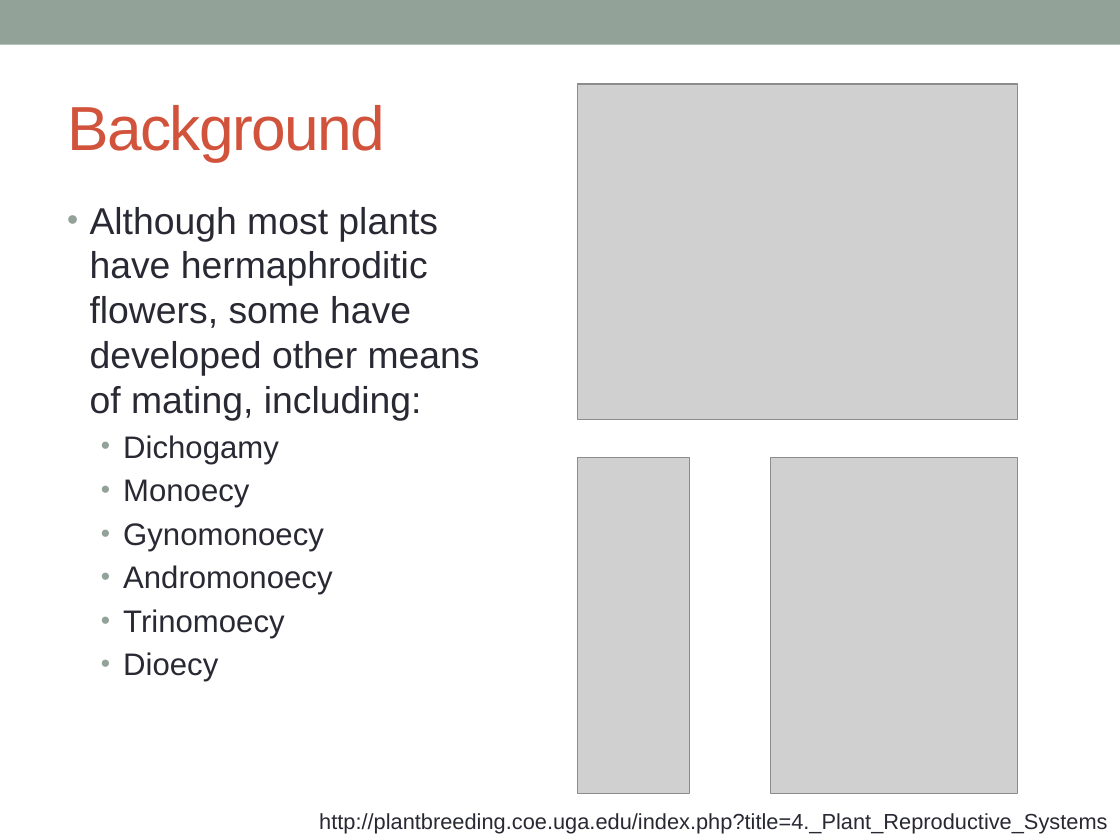
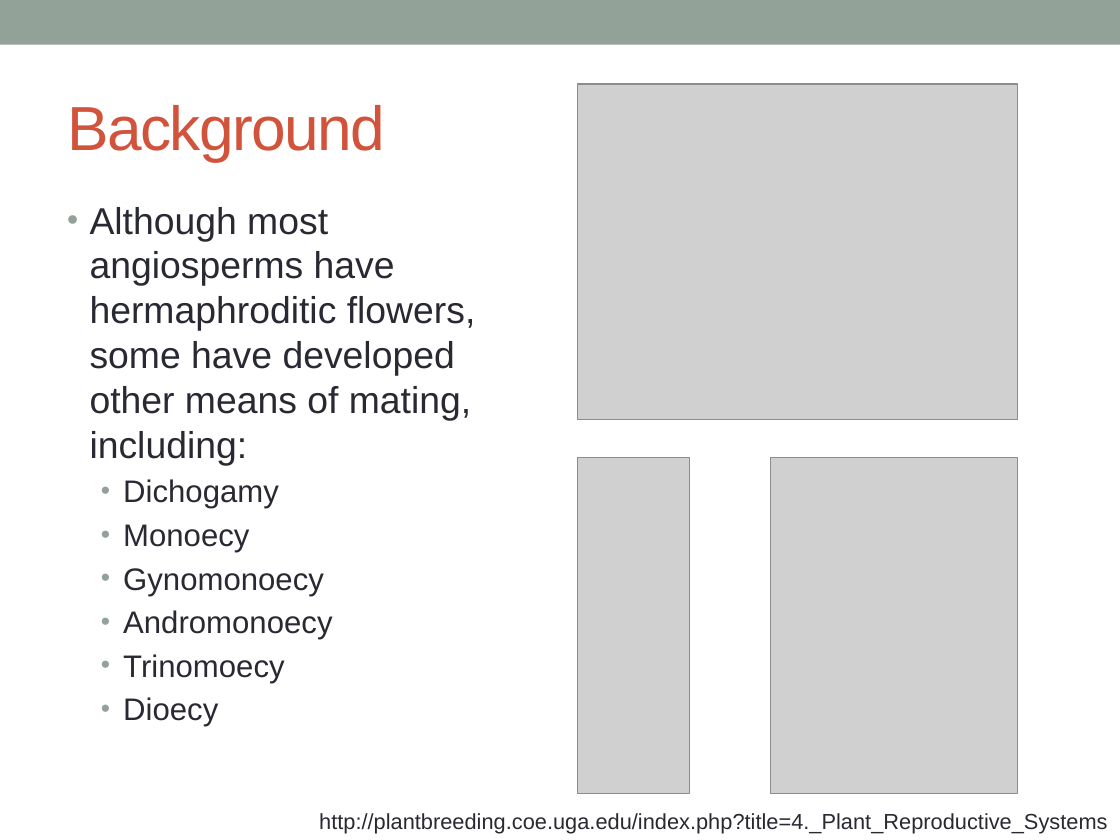
Before and after one commit to katholan/BCB546X-Spring2017_Valerin_final_project, a slide deck: slide 2 of asparagus.pptx. Drawn at 1120x840 pixels with LibreOffice and Linux fonts; fonts in the diff are those of the drawing; grey boxes stand for pictures. Boxes give left, top, right and bottom in pixels: in the first picture for what was removed or moved away, otherwise in the second. Text is boxed around its words. In the diff, an @@ line names an element or a change of style, - is before the commit and + after.

```diff
--- a/asparagus.pptx
+++ b/asparagus.pptx
@@ text at <box>90,207,476,465</box>: text changed @@
-• Although most plants have hermaphroditic flowers, some have developed other means of mating, including:
+• Although most angiosperms have hermaphroditic flowers, some have developed other means of mating, including:
```
Also in this commit, not shown: 5 other slides changed, 2 other files.
